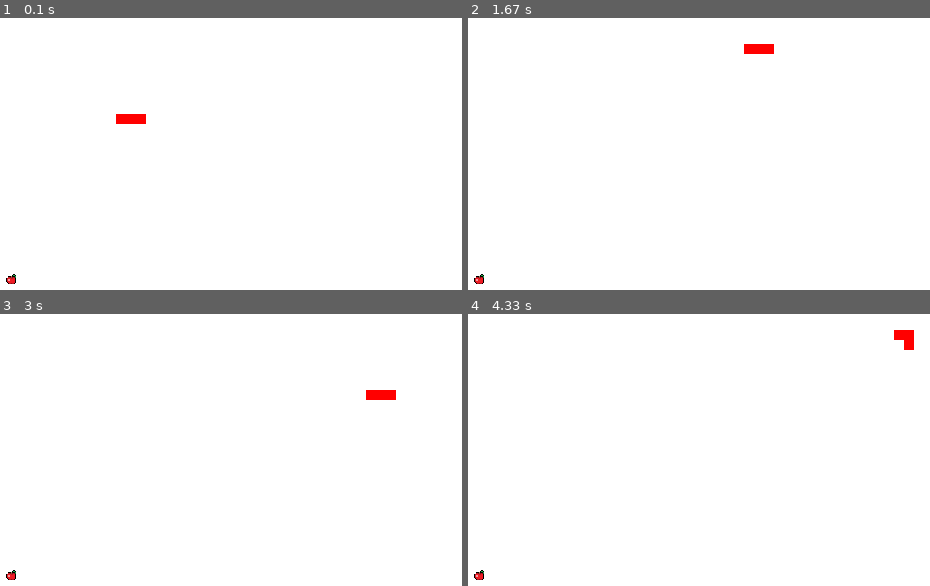
Above: before the commit, frames 1-4 (two rows, left to right).
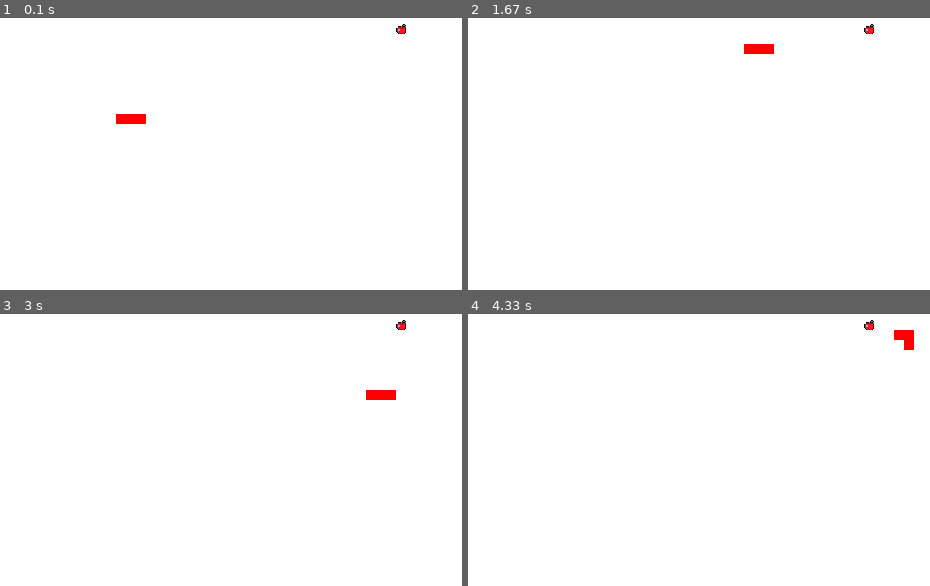
Above: after the commit, the same moments.

Repository: danyjf/tpj-2022
Game: pygame game, started from snake/main.py
Same seed, same stepped clock (60 frames per second), same inputs: the game is played once before the commit and once after it.
Inputs:
- Up to frame 1 (0.1 s): no input
- Up to frame 2 (1.67 s): hold Right 0.33-0.8 s; hold Up 0.83-1.3 s; hold Right from 1.33 s (still down)
- Up to frame 3 (3 s): release Right at 1.8 s; hold Left 1.83-2.37 s; hold Down 2.4-2.7 s; hold Left from 2.73 s (still down)
- Up to frame 4 (4.33 s): release Left at 3.13 s; hold Up 3.17-3.53 s; hold Right 3.57-4.2 s; hold Down from 4.23 s (still down)

The runs differ from the first frame. In frame 1, 0.1% of the frame differs, in the area x 1-88%, y 2-98%; in frame 2, 0.1%; in frame 3, 0.1%; in frame 4, 0.1%.

Commit message:
Move food sprite into its own class

Diff:
--- a/snake/food.py
+++ b/snake/food.py
@@ -2,18 +2,15 @@
 import random
 
 from environment import Environment
+from food_sprite import FoodSprite
 
 class Food(pygame.sprite.Sprite):
     def __init__(self):
-        pygame.sprite.Sprite.__init__(self)
-        self.image = pygame.image.load("./assets/apple.png").convert_alpha()
-        self.image = pygame.transform.scale(self.image, (Environment.SCALE, Environment.SCALE))
-        self.rect = self.image.get_rect()
-
+        self.food_sprite = FoodSprite()
         self.pos = (random.randrange(Environment.WIDTH), random.randrange(Environment.HEIGHT))
 
     def randomize_pos(self):
         self.pos = (random.randrange(Environment.WIDTH), random.randrange(Environment.HEIGHT))
 
     def draw(self, display):
-        display.blit(self.image, (Environment.SCALE * self.pos[0], Environment.SCALE * self.pos[1]))
+        display.blit(self.food_sprite.image, (Environment.SCALE * self.pos[0], Environment.SCALE * self.pos[1]))
--- /dev/null
+++ b/snake/food_sprite.py
@@ -0,0 +1,10 @@
+import pygame
+
+from environment import Environment
+
+class FoodSprite(pygame.sprite.Sprite):
+    def __init__(self):
+        pygame.sprite.Sprite.__init__(self)
+        self.image = pygame.image.load("./assets/apple.png").convert_alpha()
+        self.image = pygame.transform.scale(self.image, (Environment.SCALE, Environment.SCALE))
+        self.rect = self.image.get_rect()
